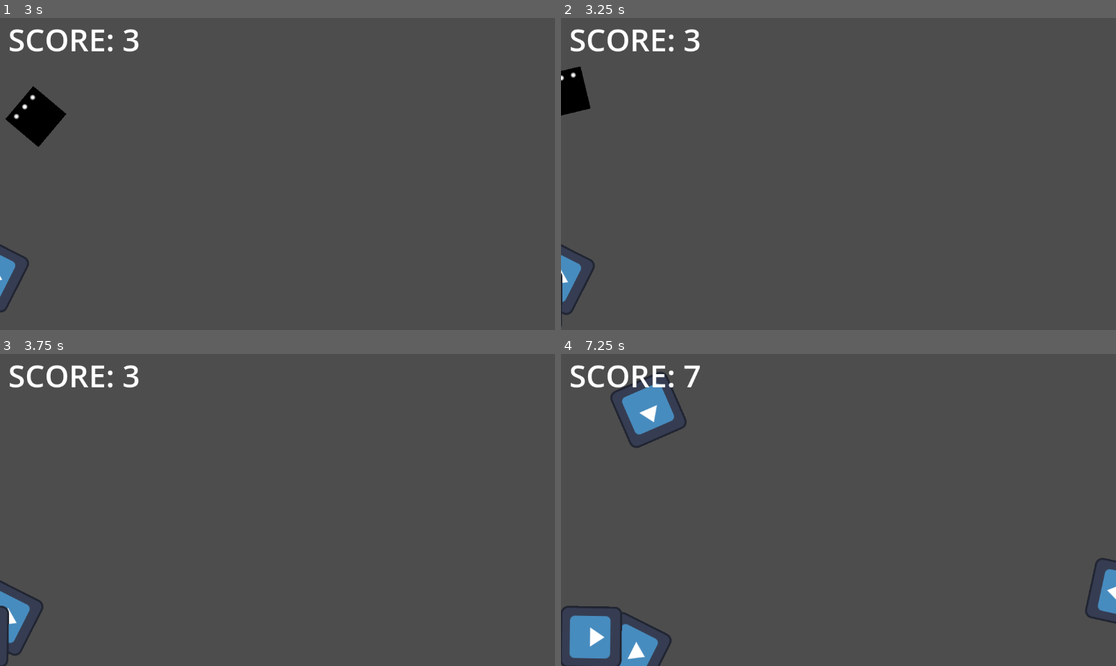
Above: before the commit, frames 1-4 (two rows, left to right).
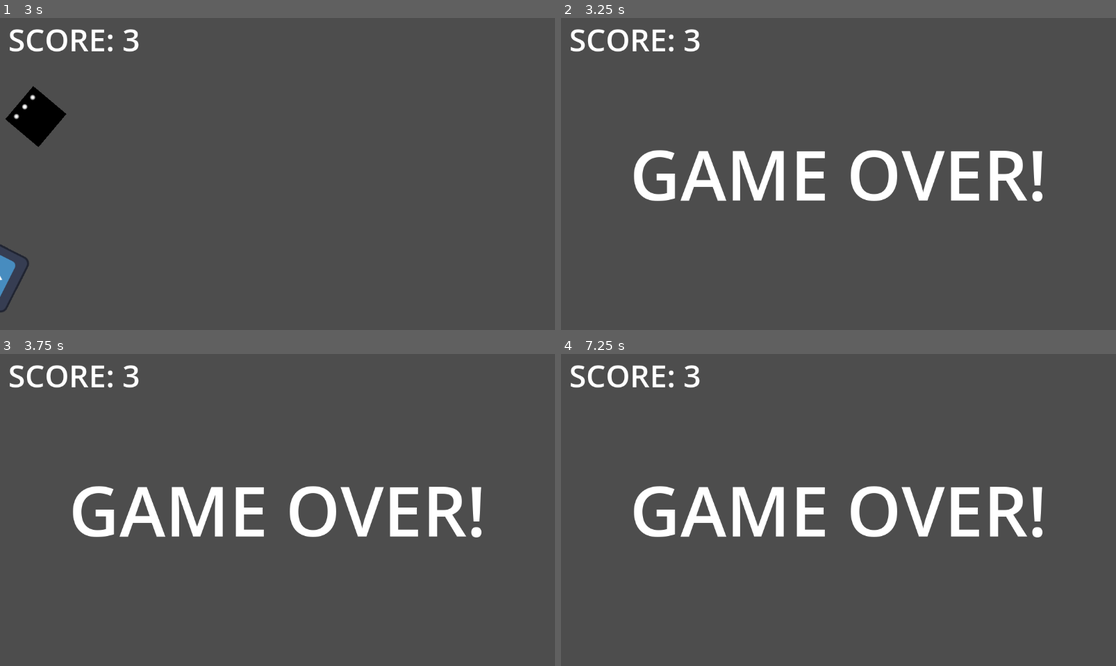
Above: after the commit, the same moments.

Repository: WickerBaskett/das-teroids
Game: Godot game, scene res://scenes/main_level.tscn
Same seed, same stepped clock (60 frames per second), same inputs: the game is played once before the commit and once after it. The engine's default icon, where the game draws it, is replaced by a stand-in: a white triangle on a blue panel in a dark square.
Inputs:
- Up to frame 1 (3 s): tap Enter at 0.5 s; hold Right (ui_right) 0.53-1.28 s; hold Space (fire) 0.53-1.28 s; hold Down (ui_down) 1.28-2.03 s; tap Space (fire) at 1.35, 2.85 s; hold Right (ui_right) 2.03-2.78 s; hold Space (fire) 2.03-2.78 s; hold Up (ui_up) from 2.78 s (still down)
- Up to frame 2 (3.25 s): keep holding Up (ui_up)
- Up to frame 3 (3.75 s): release Up (ui_up) at 3.53 s; hold Left (ui_left) from 3.53 s (still down); hold Space (fire) from 3.53 s (still down)
- Up to frame 4 (7.25 s): release Space (fire) at 4.28 s; tap Space (fire) at 4.35, 5.85 s; release Left (ui_left) at 5.03 s; hold Down (ui_down) 5.03-5.78 s; hold Space (fire) 5.03-5.78 s; hold Right (ui_right) 5.78-6.53 s; hold Up (ui_up) from 6.53 s (still down); hold Space (fire) from 6.53 s (still down)

Frame 1 is identical in both runs. In frame 2, 6.1% of the frame differs, in the area x 0-87%, y 15-99%; in frame 3, 5.6%; in frame 4, 8.8%, in the area x 0-100%, y 3-100%.

Commit message:
Projectiles no longer delete themselves automatically

Diff:
--- a/das-teroids/scenes/main_level.tscn
+++ b/das-teroids/scenes/main_level.tscn
@@ -9,6 +9,7 @@
 font_size = 144
 
 [sub_resource type="RectangleShape2D" id="RectangleShape2D_qmak7"]
+size = Vector2(1154, 649)
 
 [node name="MainLevel" type="Node2D"]
 script = ExtResource("4_qmak7")
@@ -32,6 +33,7 @@
 [node name="ValidSpace" type="Area2D" parent="."]
 
 [node name="CollisionShape2D" type="CollisionShape2D" parent="ValidSpace"]
+position = Vector2(576, 326.5)
 shape = SubResource("RectangleShape2D_qmak7")
 debug_color = Color(0, 0.6, 0.69803923, 0.043137256)
 
--- a/das-teroids/scripts/main_level.gd
+++ b/das-teroids/scripts/main_level.gd
@@ -24,7 +24,7 @@
 	var view_rect = valid_space.get_viewport_rect()
 	valid_space.shape.size = view_rect.size
 	valid_space.position = view_rect.size / 2
-pass # Replace with function body.
+
 
 func _on_valid_space_area_exited(area: Area2D) -> void:
 	print("Deleting area: " + str(area))
--- a/das-teroids/scripts/projectile.gd
+++ b/das-teroids/scripts/projectile.gd
@@ -15,4 +15,4 @@
 	print("Proj hit area...")
 	if area.has_method("hit"):
 		area.hit()
-	call_deferred("queue_free")
+		call_deferred("queue_free")
